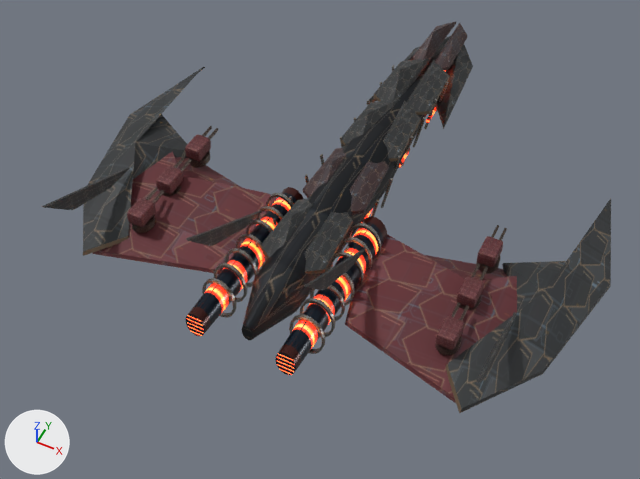
What one commit did to the glTF model assets/models/dynasty_courier_recreated.glb.
Camera for both pictures: a 50 mm lens placed at (0.685, -1.868, 1.676), pointed at (-0.029, -0.44, -0.109). Lighting does not change. The marker at lower left points along +X, +Y and +Z. The first picture is the older version. Vertices at exactly the same position are counted once.

Objects in the first picture: 'dynasty_courier_recreated'.
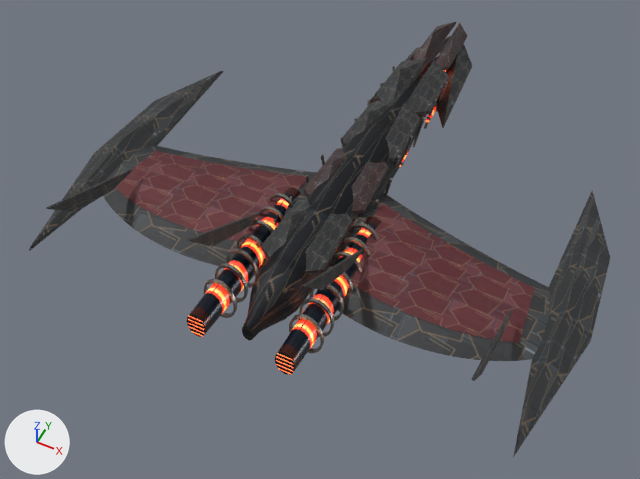
ob_baked_original_rig_frame is not drawn itself; it is the parent of ob_dynasty_courier_recreated.

What differs and where, as boxes [x1, y1, x2, y2] in the pictures (640 x 479 px):
'dynasty_courier_recreated', reshaped, moved, rescaled (11% taller): before [42, 21, 611, 413]; after [29, 22, 610, 457]
part 1 of me_exposed_mechanical_keel, rebuilt (41% narrower, 24% taller): before [446, 198, 611, 413]; after [513, 191, 610, 457]
part 2 of me_exposed_mechanical_keel, rebuilt (59% wider): before [83, 67, 205, 256]; after [29, 71, 224, 251]
part 3 of me_exposed_mechanical_keel, rebuilt: before [345, 234, 517, 403]; after [317, 192, 550, 361]
part 4 of me_exposed_mechanical_keel, rebuilt: before [93, 151, 278, 274]; after [103, 145, 317, 272]
part 5 of me_exposed_mechanical_keel, added (brown): after [351, 202, 535, 343]
part 6 of me_exposed_mechanical_keel, added (brown): after [116, 151, 306, 242]
part 7 of me_exposed_mechanical_keel, deleted: before [127, 126, 507, 355]
part 8 of me_exposed_mechanical_keel, built on: before [242, 50, 442, 340]; after [242, 56, 438, 340]
part 9 of me_exposed_mechanical_keel, surface changed: [252, 90, 443, 334] in both

What changed in the scene script:
```text
Change me_exposed_mechanical_keel:
    used by ob_dynasty_courier_recreated; parent = ob_baked_original_rig_frame; location = (0.0, 0.0, 0.0)
    remove me_exposed_mechanical_keel.from_pydata(...)  # 3188 vertices, 6076 faces; spans x -4.92..4.92, y -4.6..3.41, z -0.28..1.3
    add me_exposed_mechanical_keel.from_pydata(...)  # 3080 vertices, 5816 faces; spans x -5.02..5.02, y -4.6..3.41, z -0.28..1.3
    me_exposed_mechanical_keel part 1: the loose piece of 17 vertices spanning x -4.92..-3.0, y -1.6..2.95, z 0.06..0.38 is rebuilt with 13 vertices and now spans x -5.02..-4.05, y -1.7..3.2, z 0.02..0.29
    me_exposed_mechanical_keel part 2: the loose piece of 17 vertices spanning x 3.0..4.92, y -1.6..2.95, z 0.06..0.38 is rebuilt with 13 vertices and now spans x 4.05..5.02, y -1.7..3.2, z 0.02..0.29
    me_exposed_mechanical_keel part 3: the loose piece of 15 vertices spanning x -4.65..-0.65, y -0.3..2.8, z -0.01..0.27 is rebuilt with 264 vertices and now spans x -4.78..-0.5, y -0.2..2.28, z -0.05..0.3
    me_exposed_mechanical_keel part 4: the loose piece of 15 vertices spanning x 0.65..4.65, y -0.3..2.8, z -0.01..0.27 is rebuilt with 264 vertices and now spans x 0.5..4.78, y -0.2..2.28, z -0.05..0.3
    me_exposed_mechanical_keel part 5: a new loose piece of 99 vertices spanning x -3.99..-0.75, y 0.23..1.94, z 0.14..0.31, in mat_fleet___shared_pbr_atlas
    me_exposed_mechanical_keel part 6: a new loose piece of 99 vertices spanning x 0.75..3.99, y 0.23..1.94, z 0.14..0.31, in mat_fleet___shared_pbr_atlas
    me_exposed_mechanical_keel part 7: 24 loose pieces with 1104 vertices, spanning x -3.09..3.09, y 0.07..2.29, z 0.14..0.44, are deleted
    me_exposed_mechanical_keel part 8: 13 vertices moved from x -0.35..0.35, y -2.58..3.2, z -0.12..0.46 to x -0.13..0.13, y -3.87..3.2, z -0.04..0.33; 55 vertices removed from x -0.55..0.55, y -4.3..3.2, z -0.26..0.5; 363 vertices added at x -0.56..0.56, y -4.3..3.2, z -0.28..0.53
    me_exposed_mechanical_keel part 9: 80 kept faces spanning x -3.72..3.8, y -4.6..3.2, z -0.05..1.3 get new texture (UV) coordinates
Change ob_baked_original_rig_frame:
    ob_baked_original_rig_frame.location: (-0.000267, -0.306, -0.0395) -> (0.0000134, -0.306, -0.0395)
    ob_baked_original_rig_frame.scale: (0.145, 0.176, 0.216) -> (0.142, 0.176, 0.216)
```
